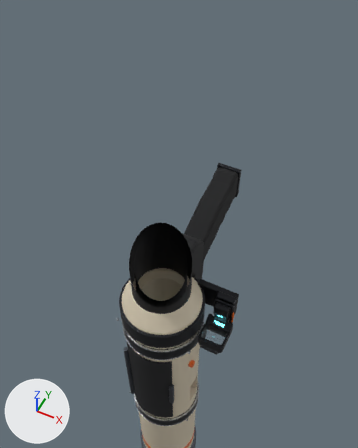
One commit to the FBX model unity/Assets/Ballon/Generated/BASIC-14-v2.1.fbx: the scene before it, then after it.
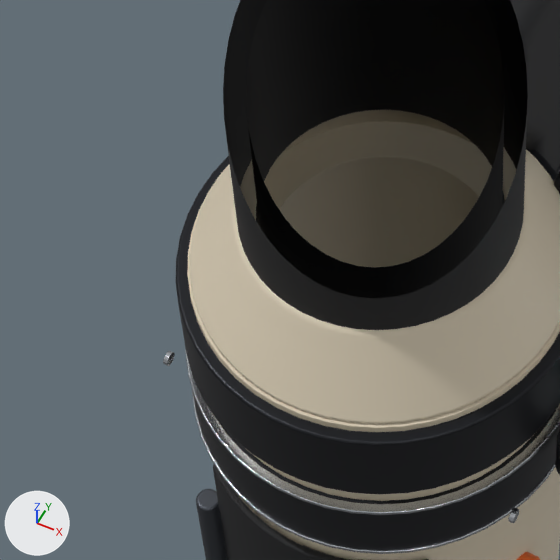
There are two pictures of each version: one from a 50 mm lens placed at (0.158, -0.384, 0.471), pointed at (-0.011, -0.046, 0.049), one close up on the part from 23% to 56% of the width and 55% to 81% of the height. Every picture has the same lights, and +X, +Y and +Z are marked at lower left. The older version's two pictures come first. Everything nearer to the camera than a plane just in front of the edit is cut away. Where no turn or scale is listed for an object, it has been applied to the vertices.

The scene before the commit, as lines of its bpy script (objects in view):
```python
me_hatch_hinge_001 = bpy.data.meshes.new('hatch_hinge.001')
me_hatch_hinge_001.from_pydata(...)  # 120 vertices, 102 faces; spans x -0.0362..-0.0298, y -0.1532..-0.1468, z -0.218..-0.09
me_hatch_hinge_001.materials.append(mat_mt_dark_metal_aaa_standard)  # dark grey #4a4e55
me_lower_001 = bpy.data.meshes.new('lower.001')
me_lower_001.from_pydata(...)  # 112 vertices, 106 faces; spans x -0.02..0.02, y -0.081..-0.04, z -0.11..0.048
me_lower_001.materials.append(mat_mt_graphite_aaa_standard)  # black #141518
me_tube_cone_001 = bpy.data.meshes.new('tube_cone.001')
me_tube_cone_001.from_pydata(...)  # 576 vertices, 576 faces; spans x -0.0452..0.0452, y -0.1572..-0.0668, z -0.006..0.014
me_tube_cone_001.materials.append(mat_mt_shell_aaa_standard)  # beige #d8ccb4
ob_hatch_hinge = bpy.data.objects.new('hatch_hinge', me_hatch_hinge_001)
ob_hatch_hinge.location = (0.0, 0.0, 0.0)
ob_lower = bpy.data.objects.new('lower', me_lower_001)
ob_lower.location = (0.0, 0.0, 0.0)
ob_tube_cone = bpy.data.objects.new('tube_cone', me_tube_cone_001)
ob_tube_cone.location = (0.0, 0.0, 0.0)
# also in view: 'clamp_rims' at (0.0, -0.112, -0.154); 'sight_collar' at (0.0, -0.112, -0.02); 'rear_tube' at (0.0, -0.112, 0.202); 'load_hatch' at (0.0, -0.154, -0.154); 'clamp_1' at (0.0, -0.112, -0.05)
```
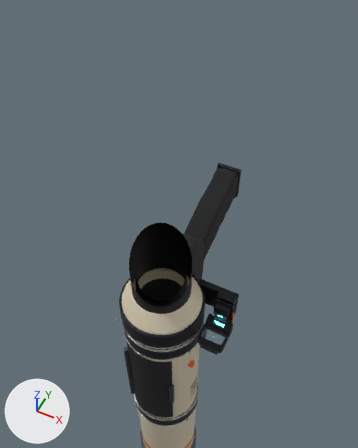
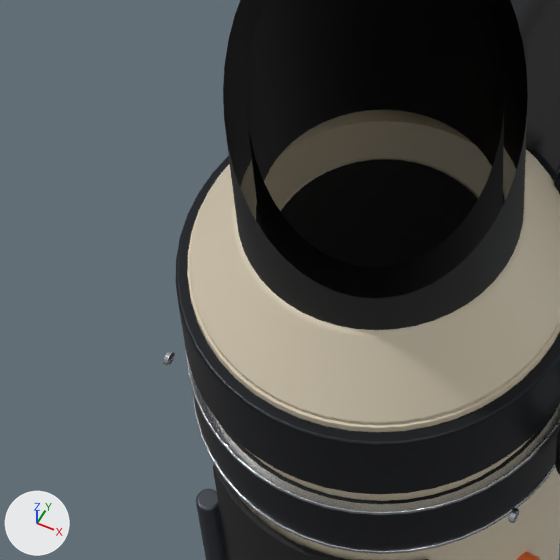
Boxes [x1, y1, x2, y2] around the edits, measured in the close-ups (560 x 560 px):
'bore_plug', added (black)
    after: [280, 159, 478, 268]

The change, as a list of edits to the scene's bpy script:
```text
Add me_bore_plug_001:
    me_bore_plug_001.from_pydata(...)  # 288 vertices, 242 faces; spans x -0.0279..0.0279, y -0.1399..-0.0841, z -0.0105..-0.0065
    me_bore_plug_001.materials.append(mat_mt_graphite_aaa_standard)  # black #141518
Add ob_bore_plug:
    ob_bore_plug = bpy.data.objects.new('bore_plug', me_bore_plug_001)
    ob_bore_plug.location = (0.0, 0.0, 0.0)
```
